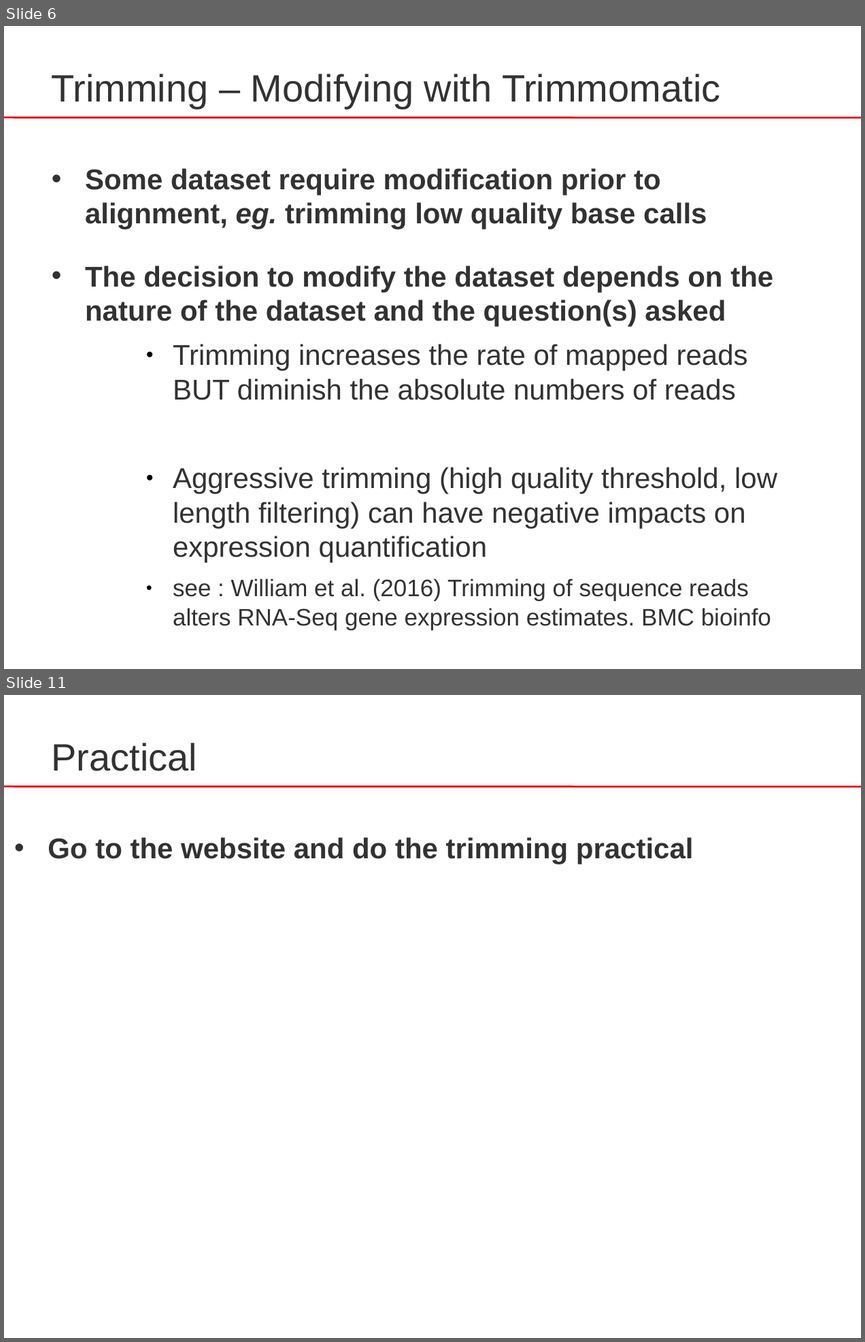
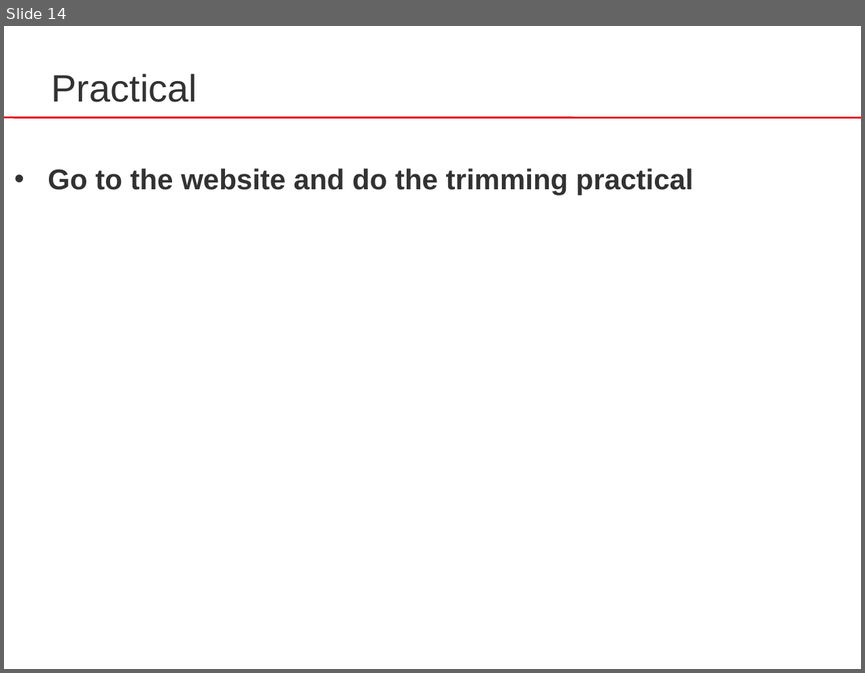
Before and after one commit to sib-swiss/RNAseq-introduction-training, a slide deck: docs/assets/pptx/RNA-Seq_03_trimming.pptx. Shown one above the other, each under a label of ours: slides 6 and 11 before the commit, slide 14 after it; the slides between them are not shown. The pictures are 865x1342 and 865x673 pixels, drawn with LibreOffice and Linux fonts; fonts in the diff are those of the drawing. Boxes give left, top, right and bottom in pixels: in the first picture for what was removed or moved away, otherwise in the second. Text is boxed around its words. In the diff, an @@ line names an element or a change of style, - is before the commit and + after.

```diff
--- a/docs/assets/pptx/RNA-Seq_03_trimming.pptx
+++ b/docs/assets/pptx/RNA-Seq_03_trimming.pptx
@@ slide 6 removed at [4, 26, 861, 669], background #FFFFFF; not listed: 1 template element that a slide beside it also shows @@
@@ text removed at [51, 74, 720, 108] @@
-Trimming – Modifying with Trimmomatic
@@ text removed at [85, 168, 777, 629] @@
-  • Some dataset require modification prior to alignment, eg. trimming low quality base calls
-  • The decision to modify the dataset depends on the nature of the dataset and the question(s) asked
-    ● Trimming increases the rate of mapped reads BUT diminish the absolute numbers of reads
-    ● Aggressive trimming (high quality threshold, low length filtering) can have negative impacts on expression quantification
-    ● see : William et al. (2016) Trimming of sequence reads alters RNA-Seq gene expression estimates. BMC bioinfo
@@ what was slide 11 is now slide 14 @@
```
Also in this commit, not shown: 3 slides changed, 7 slides added, 3 other slides removed, 6 other files.
